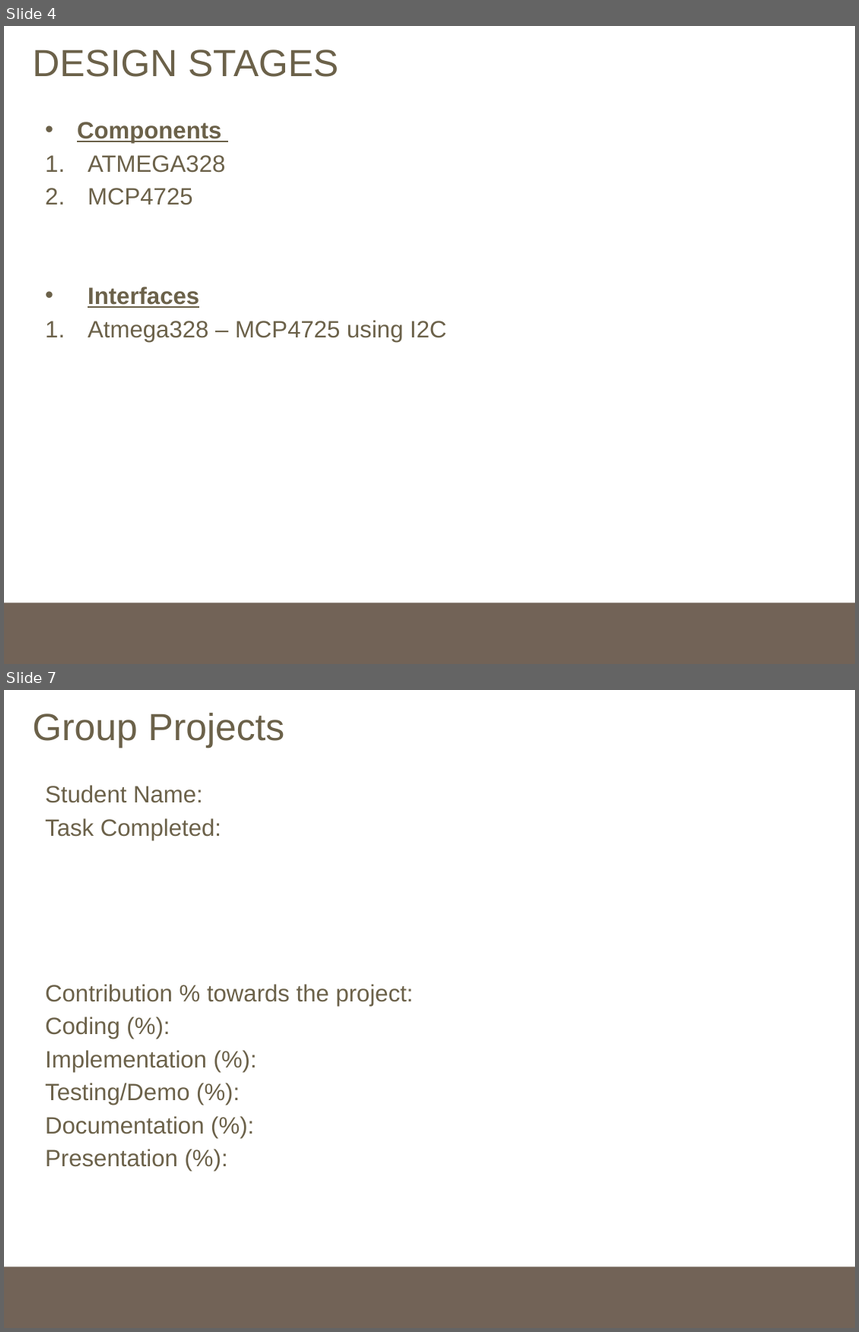
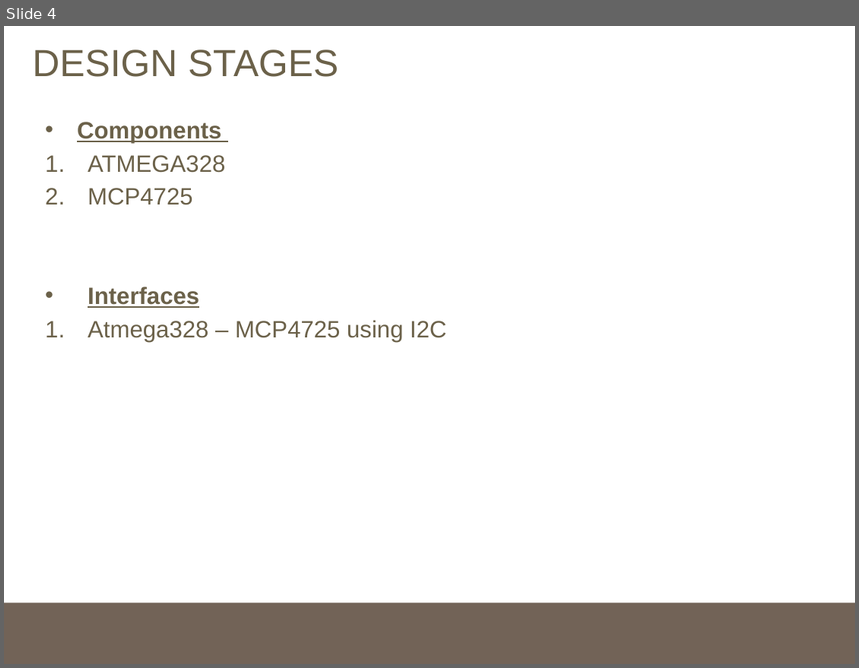
Before and after one commit to AkagiCoder/Micro-DA, a slide deck: Final-Design/Lorenz_Powerpoint.pptx. Shown one above the other, each under a label of ours: slides 4 and 7 before the commit, slide 4 after it; the slides between them are not shown. The pictures are 859x1332 and 859x668 pixels, drawn with LibreOffice and Linux fonts; fonts in the diff are those of the drawing. Boxes give left, top, right and bottom in pixels: in the first picture for what was removed or moved away, otherwise in the second. Text is boxed around its words. In the diff, an @@ line names an element or a change of style, - is before the commit and + after.

```diff
--- a/Final-Design/Lorenz_Powerpoint.pptx
+++ b/Final-Design/Lorenz_Powerpoint.pptx
@@ slide 7 removed at <box>4,690,855,1328</box>, background #FFFFFF; not listed: 1 template element that a slide beside it also shows @@
@@ title removed at <box>32,713,285,748</box> @@
-Group Projects
@@ text removed at <box>45,785,414,1167</box> @@
-Student Name:
-Task Completed:
-Contribution % towards the project:
-Coding (%):
-Implementation (%):
-Testing/Demo (%):
-Documentation (%):
-Presentation (%):
```
Also in this commit, not shown: 3 slides changed, 1 slide added, 1 other slide removed, 3 other files.
